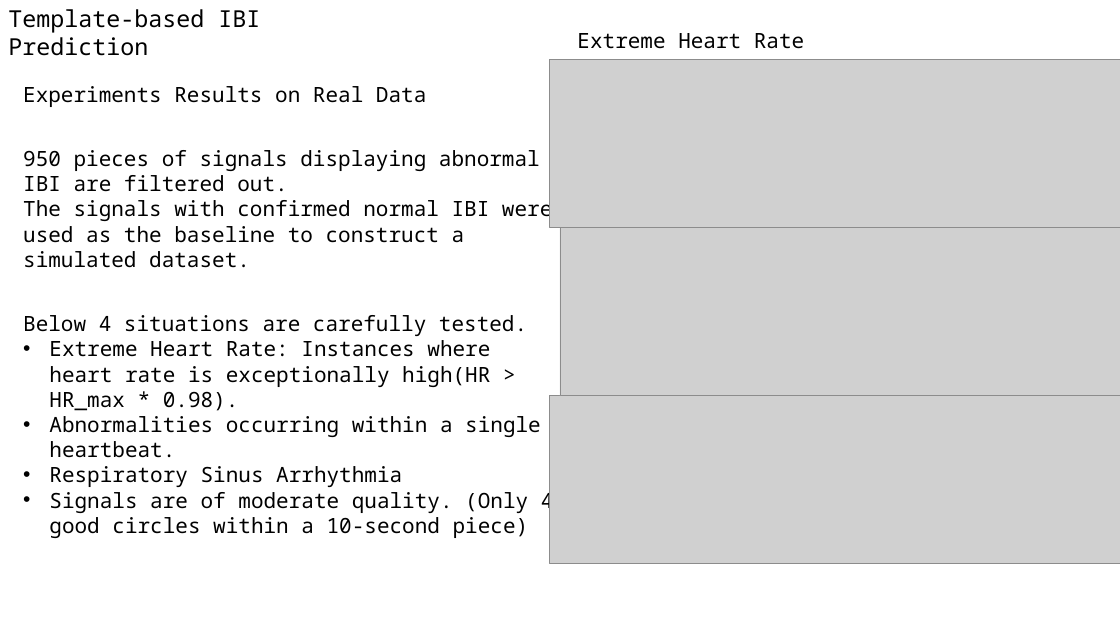
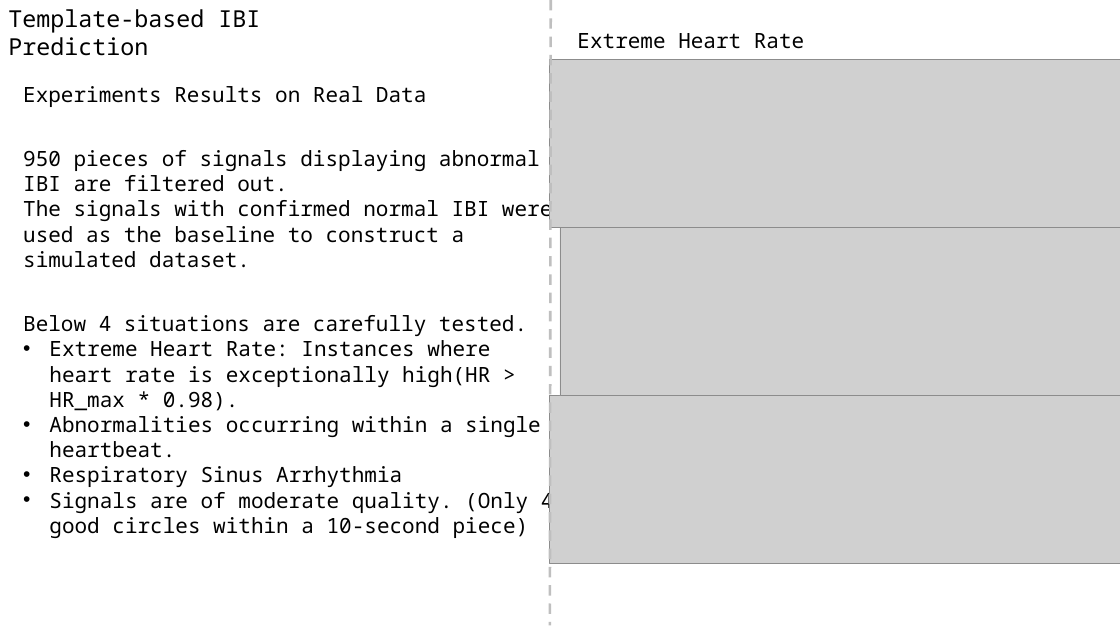
Before and after one commit to A-Big-Tortoise/Presentation, a slide deck: slide 6 of Presentation_0226_JiayuChen.pptx. Drawn at 1120x630 pixels with LibreOffice and Linux fonts; fonts in the diff are those of the drawing; grey boxes stand for pictures. Boxes give left, top, right and bottom in pixels: in the first picture for what was removed or moved away, otherwise in the second. Text is boxed around its words. In the diff, an @@ line names an element or a change of style, - is before the commit and + after.

```diff
--- a/Presentation_0226_JiayuChen.pptx
+++ b/Presentation_0226_JiayuChen.pptx
@@ line added from (551, 0) to (550, 626), #BFBFBF 2.25 pt dashed @@
```
Also in this commit, not shown: 5 other slides changed, 2 other files.
